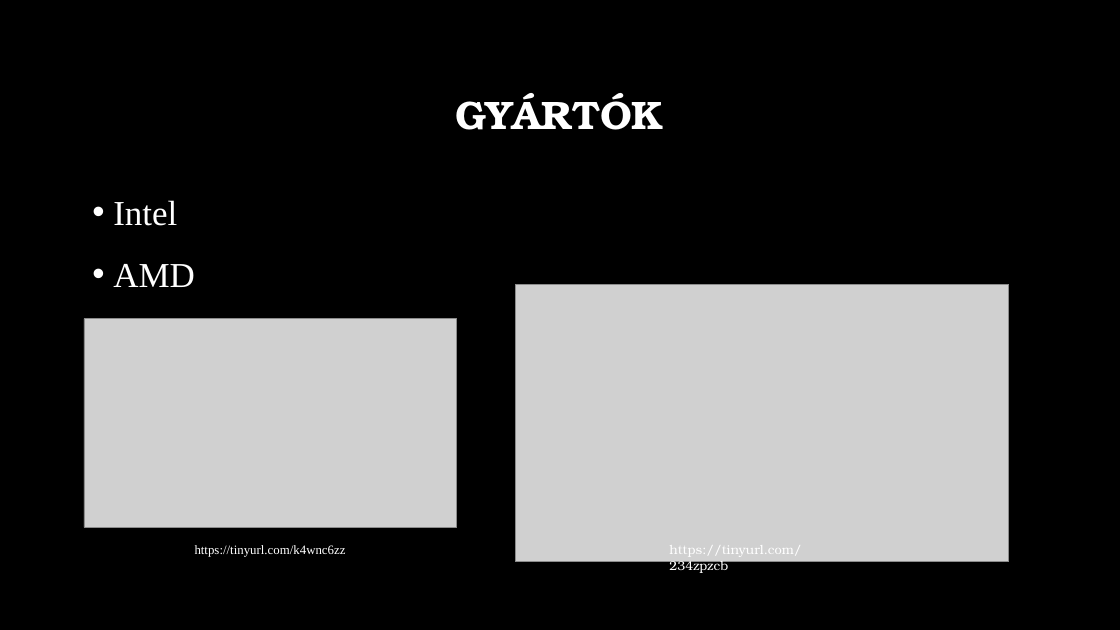
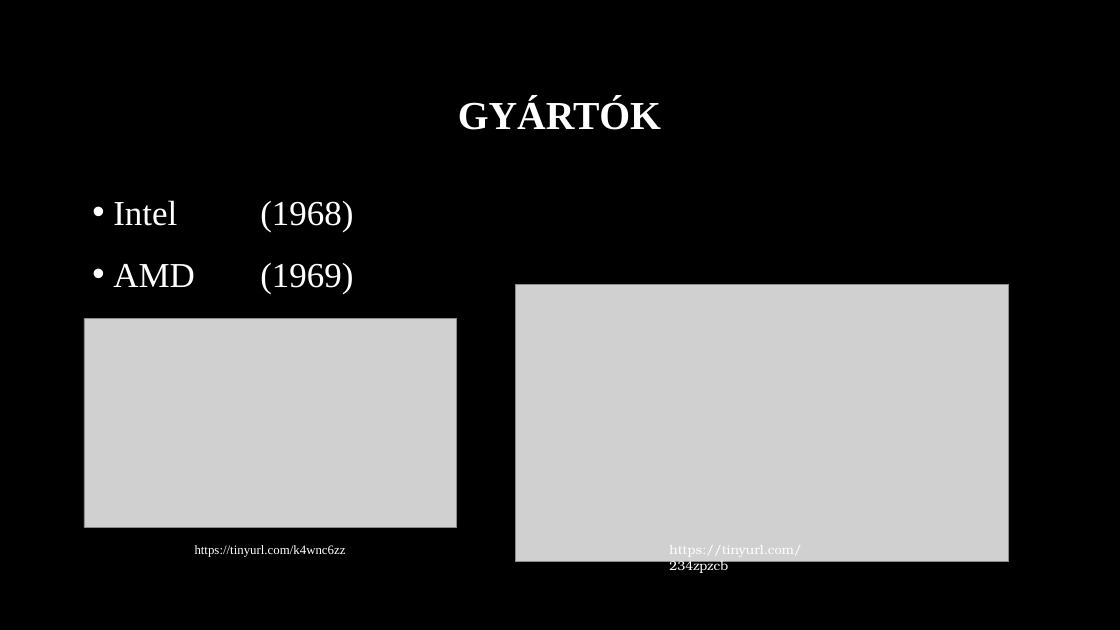
Before and after one commit to MszrsRicsi/Paprika, a slide deck: slide 2 of Processzorok.pptx. Drawn at 1120x630 pixels with LibreOffice and Linux fonts; fonts in the diff are those of the drawing; grey boxes stand for pictures; background and template pictures are left out. Boxes give left, top, right and bottom in pixels: in the first picture for what was removed or moved away, otherwise in the second. Text is boxed around its words. In the diff, an @@ line names an element or a change of style, - is before the commit and + after.

```diff
--- a/Processzorok.pptx
+++ b/Processzorok.pptx
@@ title "GYÁRTÓK" at bbox=[458, 98, 661, 130]: font TeX Gyre Bonum to Times New Roman @@
@@ text at bbox=[113, 200, 353, 294]: text changed @@
-• Intel
-• AMD
+• Intel (1968)
+• AMD (1969)
```
Also in this commit, not shown: 6 other slides changed, 5 slides added, 6 slides removed.
